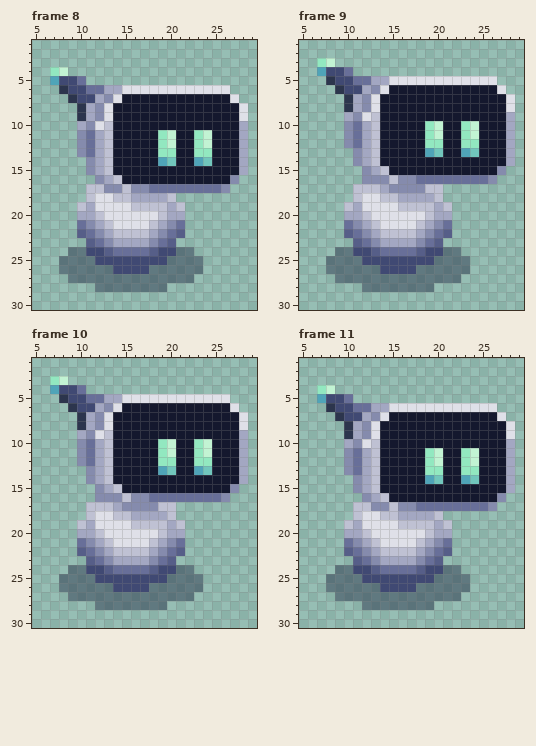
Two versions of one pixel-art file, aseprite/robot.aseprite. Above is the file before it was changed.
32x32 pixels, 16 frames. Colours within 5 levels of each other are drawn and written as one. Shown: frame 8: x 5..29, y 1..30; frame 9: x 5..29, y 1..30; frame 10: x 5..29, y 1..30; frame 11: x 5..29, y 1..30. The commit also changed other frames, which this record leaves out.
The result:
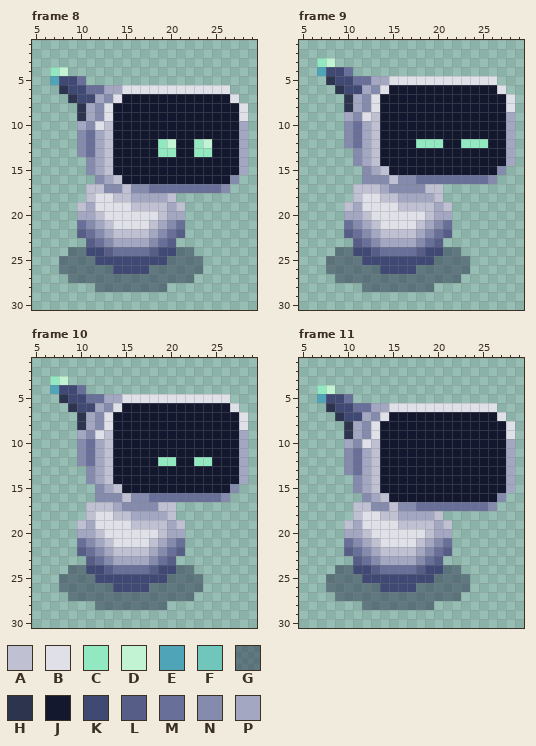
Palette (. is transparent): A #bfc1d3  B #dfe0e8  C #92e8c0  D #c2f3d3  E #4fa4b8  F #71c6bc  G #2c354d81  H #2c354d  J #14182e  K #404973  L #565e88  M #686f99  N #858bad  P #a3a7c2
From old to new:
layer "blink" now shown
Frame 8, layer "blink":
Colour C gives way to colour J in row 11 at x 19 and 23.
Colour D gives way to colour J in row 11 at x 20 and 24.
Colour E gives way to colour J in row 14 at x 19 and 23.
Colour F gives way to colour J in row 14 at x 20 and 24.
Frame 9, layer "blink":
Colour J gives way to colour C in row 12 at x 18 and 25.
Colour C gives way to colour J in rows 10 to 11 at x 19 and 23.
Colour D gives way to colour J in rows 10 to 11 at x 20 and 24.
Colour E gives way to colour J in row 13 at x 19 and 23.
Colour F gives way to colour J in row 13 at x 20 and 24.
Frame 10, layer "blink":
Colour C gives way to colour J in rows 10 to 11 at x 19 and 23.
Colour D gives way to colour J in rows 10 to 11 at x 20 and 24.
Colour E gives way to colour J in row 13 at x 19 and 23.
Colour F gives way to colour J in row 13 at x 20 and 24.
Frame 11, layer "blink":
Colour C gives way to colour J in rows 11 to 12 at x 19 and 23; in row 13 at x 19 to 20 and 23 to 24.
Colour D gives way to colour J in rows 11 to 12 at x 20 and 24.
Colour E gives way to colour J in row 14 at x 19 and 23.
Colour F gives way to colour J in row 14 at x 20 and 24.
Pixel boxes of the changes (left, top, right, bottom) in both pictures:
changed: (158, 130, 212, 166)
changed: (416, 121, 488, 157)
changed: (158, 439, 212, 475)
changed: (425, 448, 479, 484)
